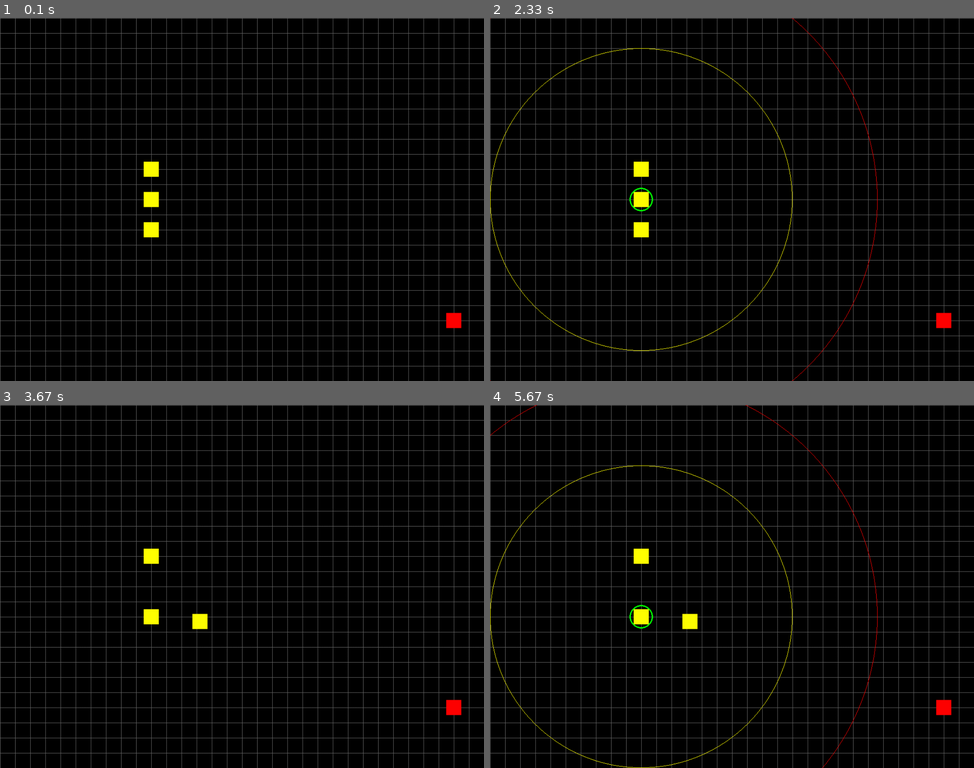
Above: before the commit, frames 1-4 (two rows, left to right).
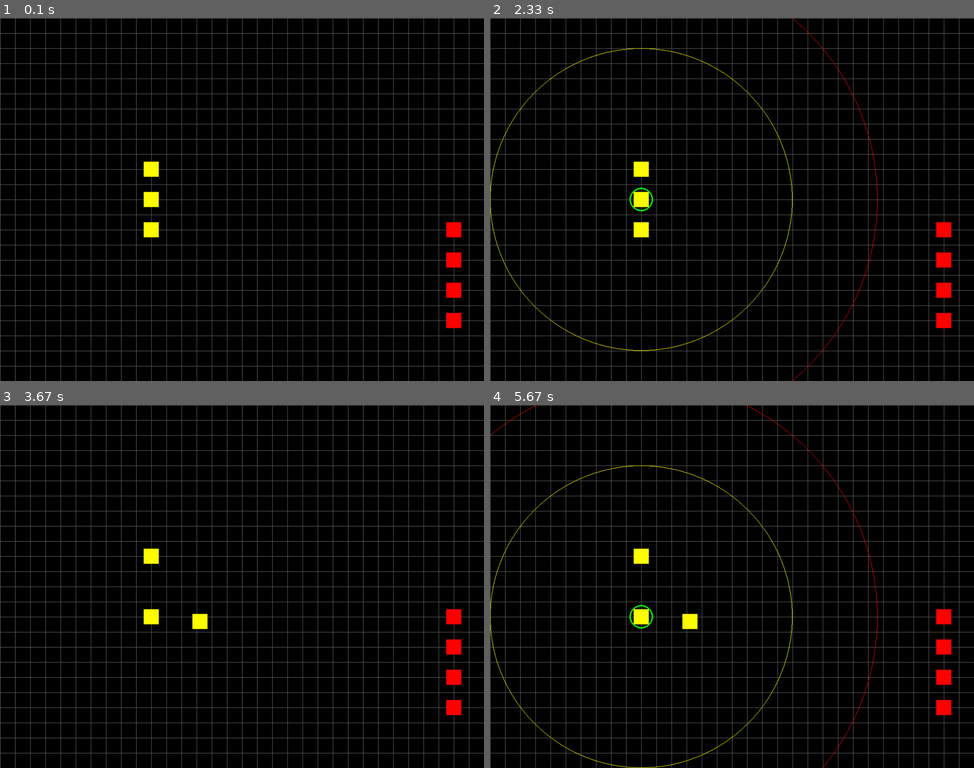
Above: after the commit, the same moments.

Repository: MarcSlakey/40k
Game: pygame game, started from pygame/main.py
Same seed, same stepped clock (60 frames per second), same inputs: the game is played once before the commit and once after it.
Inputs (mouse positions are in pixels of both pictures, inside the frame that each line leads up to):
- Up to frame 1 (0.1 s): no input
- Up to frame 2 (2.33 s): click (640, 170) at 0.38 s; click (640, 199) at 0.72 s; click (640, 170) at 1.05 s; press the mouse at (640, 228) at 1.37 s; move the mouse to (736, 181) at 1.47 s; release the mouse at (833, 134) at 1.6 s; click (640, 199) at 2.22 s
- Up to frame 3 (3.67 s): right-click (198, 622) at 2.55 s; press the mouse at (198, 622) at 2.87 s; move the mouse to (237, 593) at 2.97 s; release the mouse at (280, 564) at 3.1 s
- Up to frame 4 (5.67 s): click (688, 622) at 4.22 s; press the mouse at (688, 622) at 4.53 s; move the mouse to (635, 601) at 4.63 s; release the mouse at (577, 579) at 4.77 s; click (640, 615) at 5.38 s

The runs differ from the first frame. In frame 1, 0.4% of the frame differs, in the area x 92-96%, y 56-78%; in frame 2, 0.4%; in frame 3, 0.4%; in frame 4, 0.4%.

Commit message:
Changed name of movable models' group, added a group for targets and created more than one

Diff:
--- a/pygame/main.py
+++ b/pygame/main.py
@@ -28,16 +28,24 @@
 	#Initialize a new game
 	def new(self):
 		self.all_sprites = pygame.sprite.Group()
-		self.model_sprites = pygame.sprite.Group()
+		self.selectable_models = pygame.sprite.Group()
+		self.targets = pygame.sprite.Group()
 
 		self.model1 = Model(self, 10, 10, YELLOW)	#Spawns a single model sprite at given tile coordinates
 		self.model2 = Model(self, 10, 12, YELLOW)
 		self.model3 = Model(self, 10, 14, YELLOW)
-		self.model1.add(self.model_sprites)
-		self.model2.add(self.model_sprites)
-		self.model3.add(self.model_sprites)
+		self.model1.add(self.selectable_models)
+		self.model2.add(self.selectable_models)
+		self.model3.add(self.selectable_models)
 
-		self.target = Model(self, 30, 20, RED)
+		self.target1 = Model(self, 30, 20, RED)
+		self.target2 = Model(self, 30, 18, RED)
+		self.target3 = Model(self, 30, 16, RED)
+		self.target4 = Model(self, 30, 14, RED)
+		self.target1.add(self.targets)
+		self.target2.add(self.targets)
+		self.target3.add(self.targets)
+		self.target4.add(self.targets)
 
 		self.selected_model = None
 		self.run()
@@ -84,14 +92,14 @@
 				#If a model is not selected, LMB selects a model.
 				if self.selected_model == None:
 					if event.button == 1:	#Mouse event.buttom refers to interger values: 1(left), 2(middle), 3(right), 4(scrl up), 5(scrl down)
-						for self.model in self.model_sprites:
+						for self.model in self.selectable_models:
 							if self.model.rect.collidepoint(pygame.mouse.get_pos()[0], pygame.mouse.get_pos()[1]):
 								self.selected_model = self.model
 
 				#If a model is selected, LMB deselects it, RMB moves it, and Middle mouse button shoots.
 				elif self.selected_model != None:
 					if event.button == 1:	#LMB
-						for self.model in self.model_sprites:
+						for self.model in self.selectable_models:
 							#This line doesn't work (not sure why); should allow selecting a different sprite while one is already selected
 							if self.model.rect.collidepoint(pygame.mouse.get_pos()[0], pygame.mouse.get_pos()[1]):
 								self.selected_model = self.model
@@ -104,8 +112,9 @@
 						shot_y = self.selected_model.y - pygame.mouse.get_pos()[1]
 						shot_distance = find_hypotenuse(shot_x, shot_y)
 						if shot_distance <= self.selected_model.weapon_range:
-							if self.target.rect.collidepoint(pygame.mouse.get_pos()[0], pygame.mouse.get_pos()[1]):		#Returns true if the spot clicked is in the target's rect
-								self.target.kill()
+							for self.target in self.targets:
+								if self.target.rect.collidepoint(pygame.mouse.get_pos()[0], pygame.mouse.get_pos()[1]):		#Returns true if the spot clicked is in the target's rect
+									self.target.kill()
 
 					elif event.button == 3: #RMB
 						self.selected_model.dest_x = pygame.mouse.get_pos()[0]
